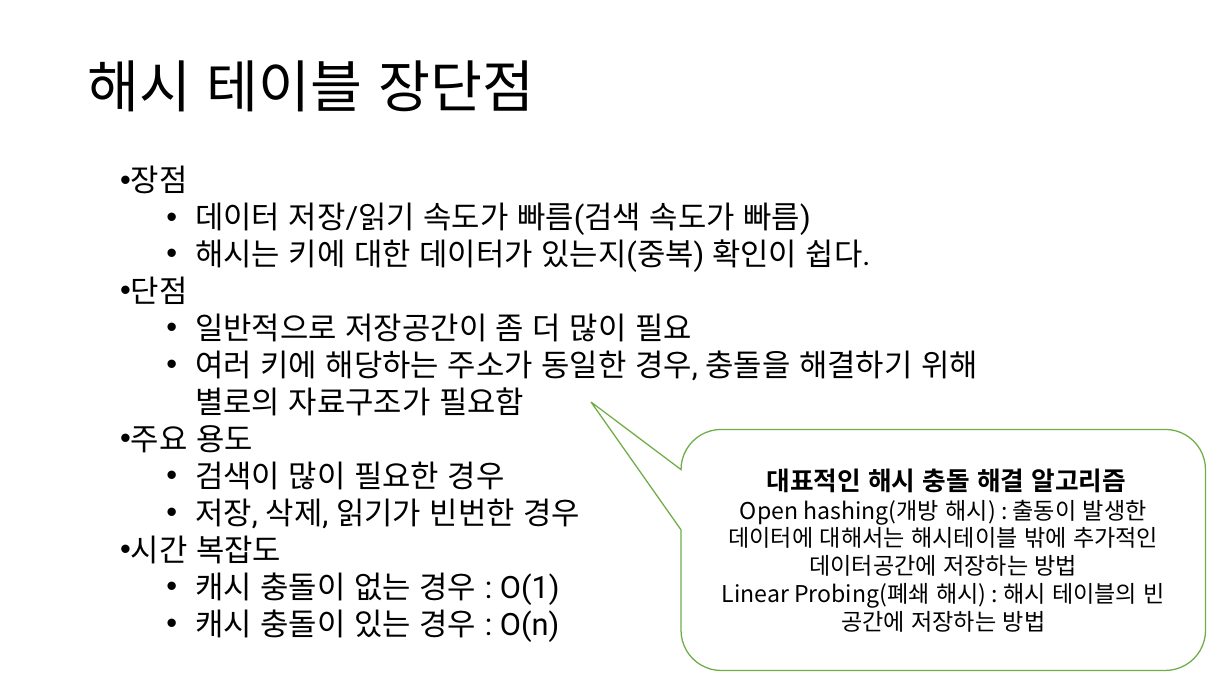
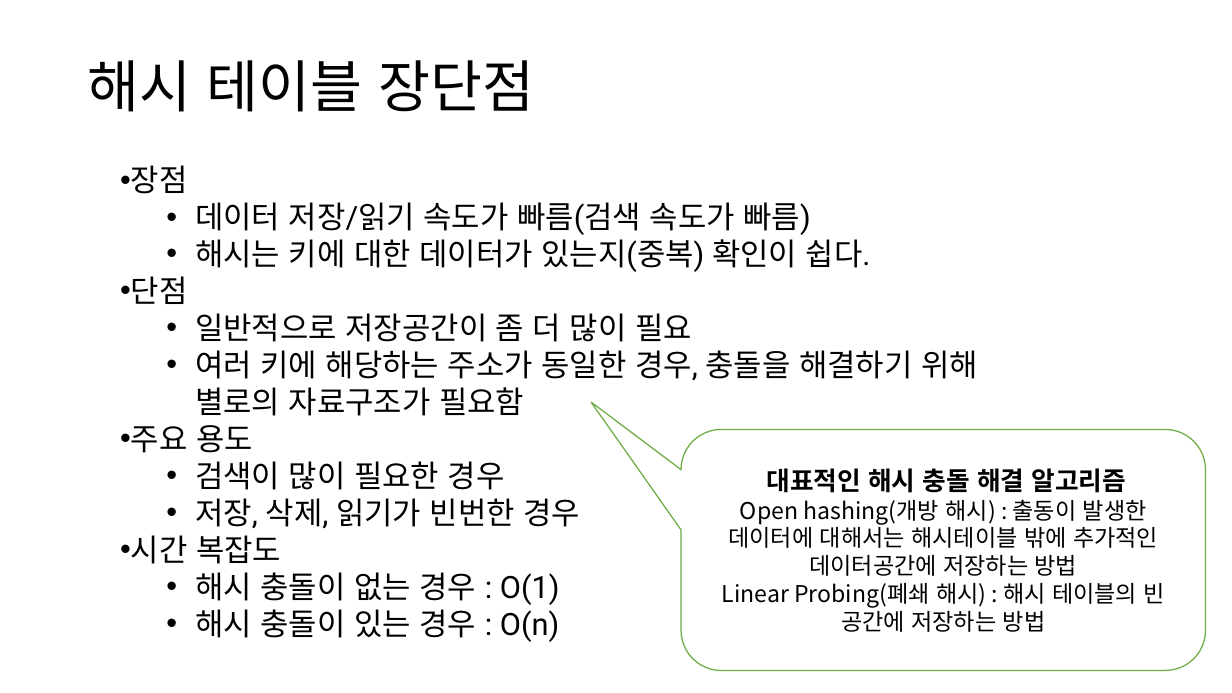
Before and after one commit to cs-study-org/cs-study, a slide deck: slide 15 of 05/beom/python_data&memory.pptx. Drawn at 1232x693 pixels with LibreOffice and Linux fonts; fonts in the diff are those of the drawing. Boxes give left, top, right and bottom in pixels: in the first picture for what was removed or moved away, otherwise in the second. Text is boxed around its words. In the diff, an @@ line names an element or a change of style, - is before the commit and + after.

```diff
--- a/05/beom/python_data&memory.pptx
+++ b/05/beom/python_data&memory.pptx
@@ text at bbox=[195, 572, 560, 642]: text changed @@
-  • 캐시 충돌이 없는 경우 : O(1)
-  • 캐시 충돌이 있는 경우 : O(n)
+  • 해시 충돌이 없는 경우 : O(1)
+  • 해시 충돌이 있는 경우 : O(n)
```
Also in this commit, not shown: 2 other slides changed, 2 other files.
